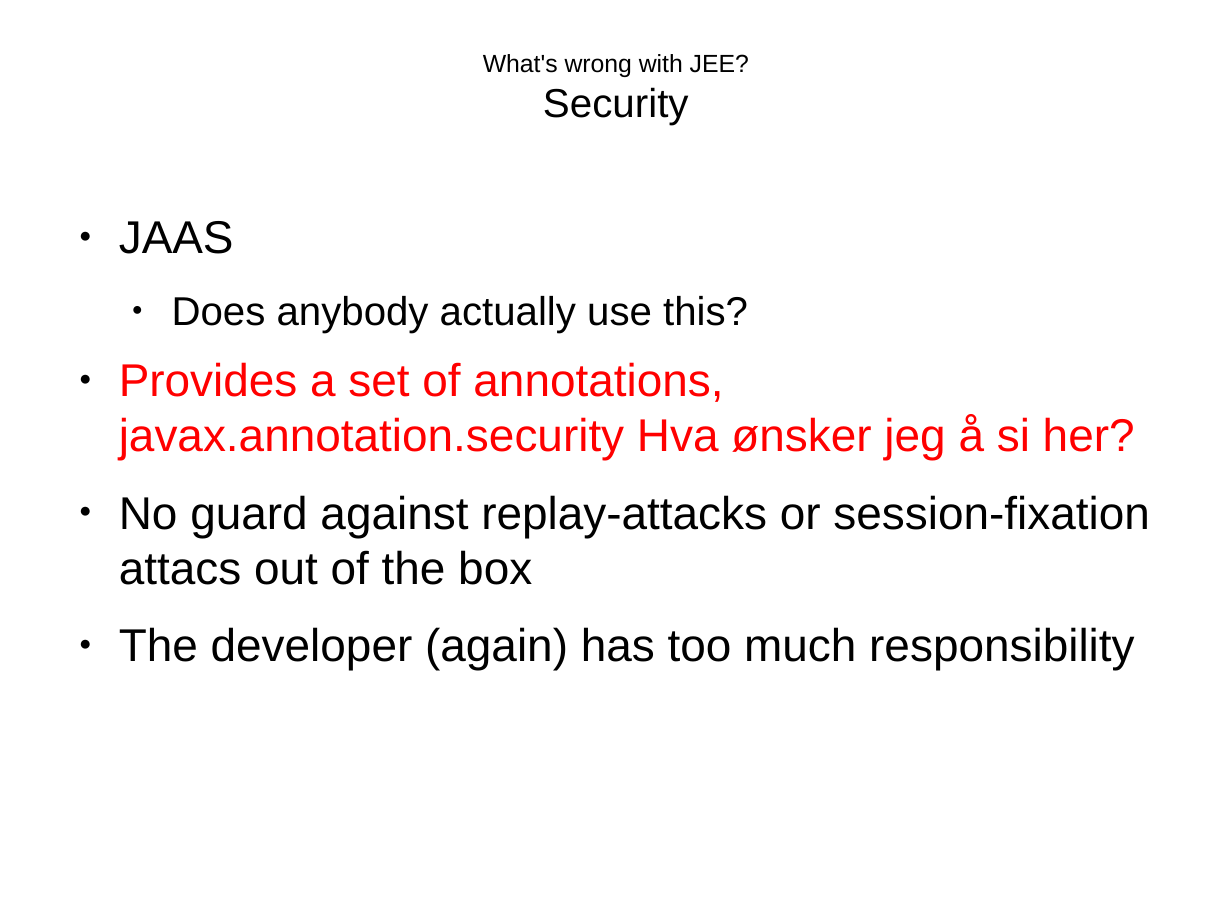
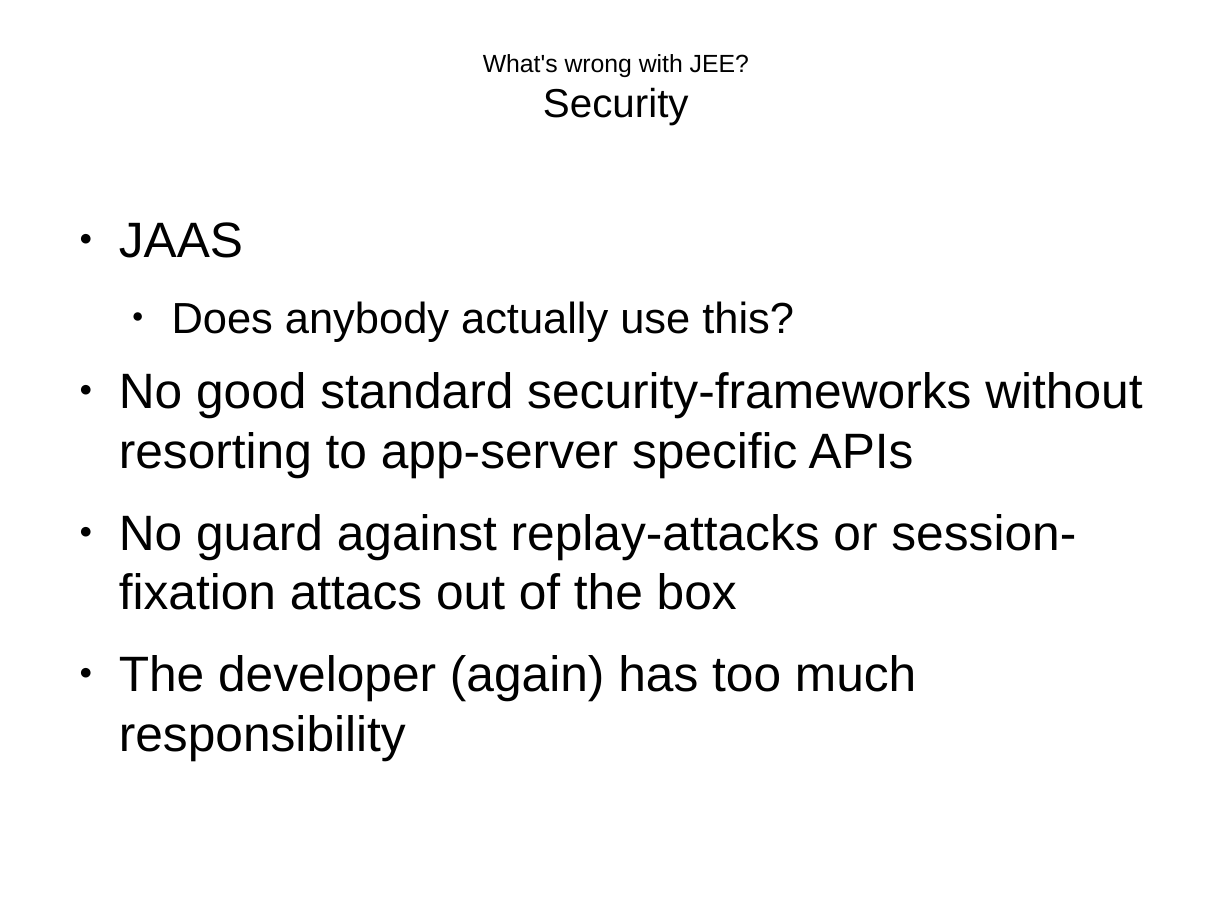
Before and after one commit to andreak/slol-2011, a slide deck: slide 13 of Scala-LiftOff-2011-lift-from-jee-perspective.odp (slide 12 before the commit). Drawn at 1232x924 pixels with LibreOffice and Linux fonts; fonts in the diff are those of the drawing. Boxes give left, top, right and bottom in pixels: in the first picture for what was removed or moved away, otherwise in the second. Text is boxed around its words. In the diff, an @@ line names an element or a change of style, - is before the commit and + after.

```diff
--- a/Scala-LiftOff-2011-lift-from-jee-perspective.odp
+++ b/Scala-LiftOff-2011-lift-from-jee-perspective.odp
@@ text at (x1=119, y1=222, x2=1076, y2=700): size 29.6 to 32 pt in "JAAS", "No guard against replay-attacks or session-fixation attacs ...", "The developer (again) has too much responsibility"; size 25.9 to 28 pt in "Does anybody actually use this?" @@
@@ text at (x1=119, y1=372, x2=1142, y2=478): text changed; size 29.6 to 32 pt; text colour #FF0000 to #000000 @@
-● Provides a set of annotations, javax.annotation.security Hva ønsker jeg å si her?
+● No good standard security-frameworks without resorting to app-server specific APIs
```
Also in this commit, not shown: 13 other slides changed, 5 slides added.
